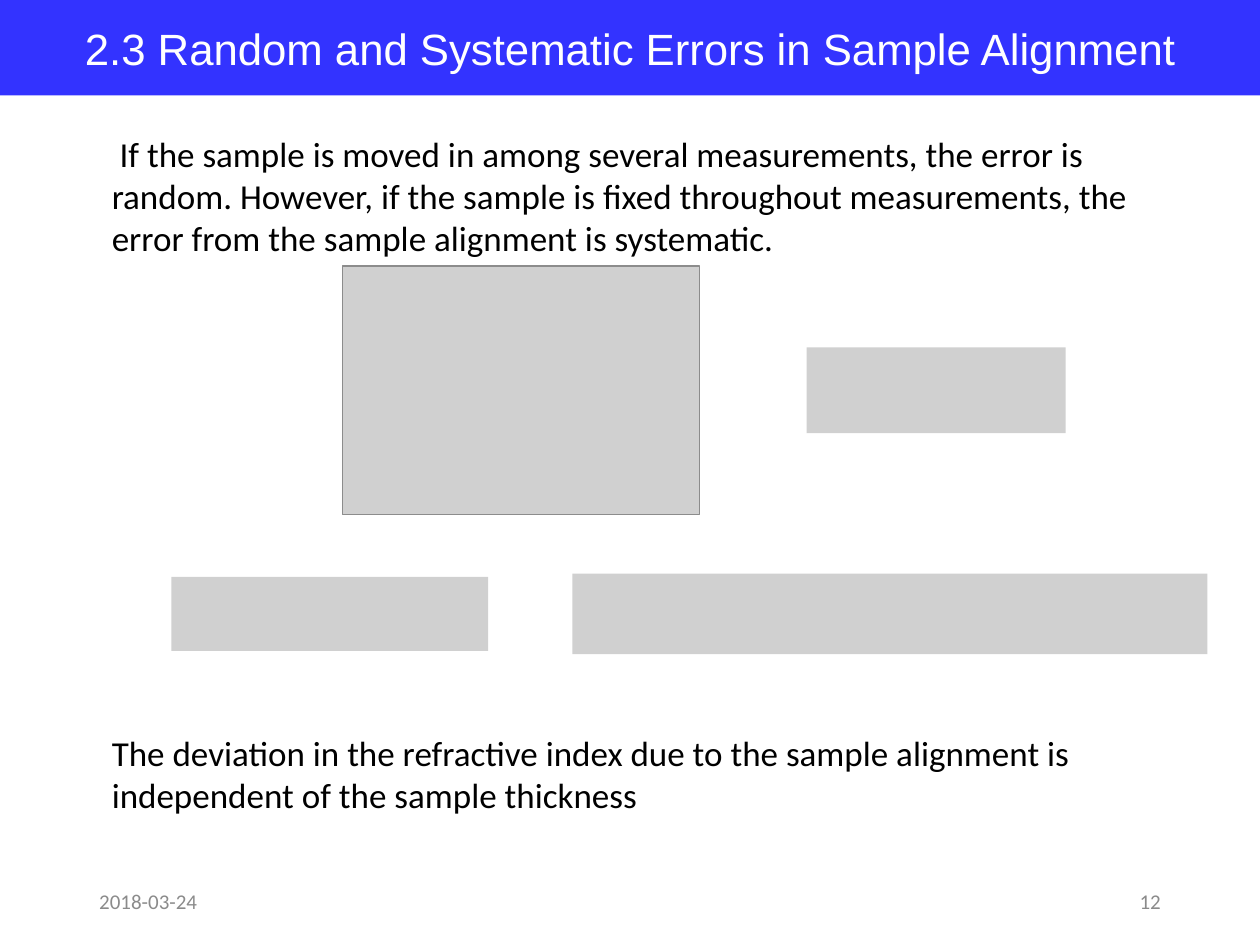
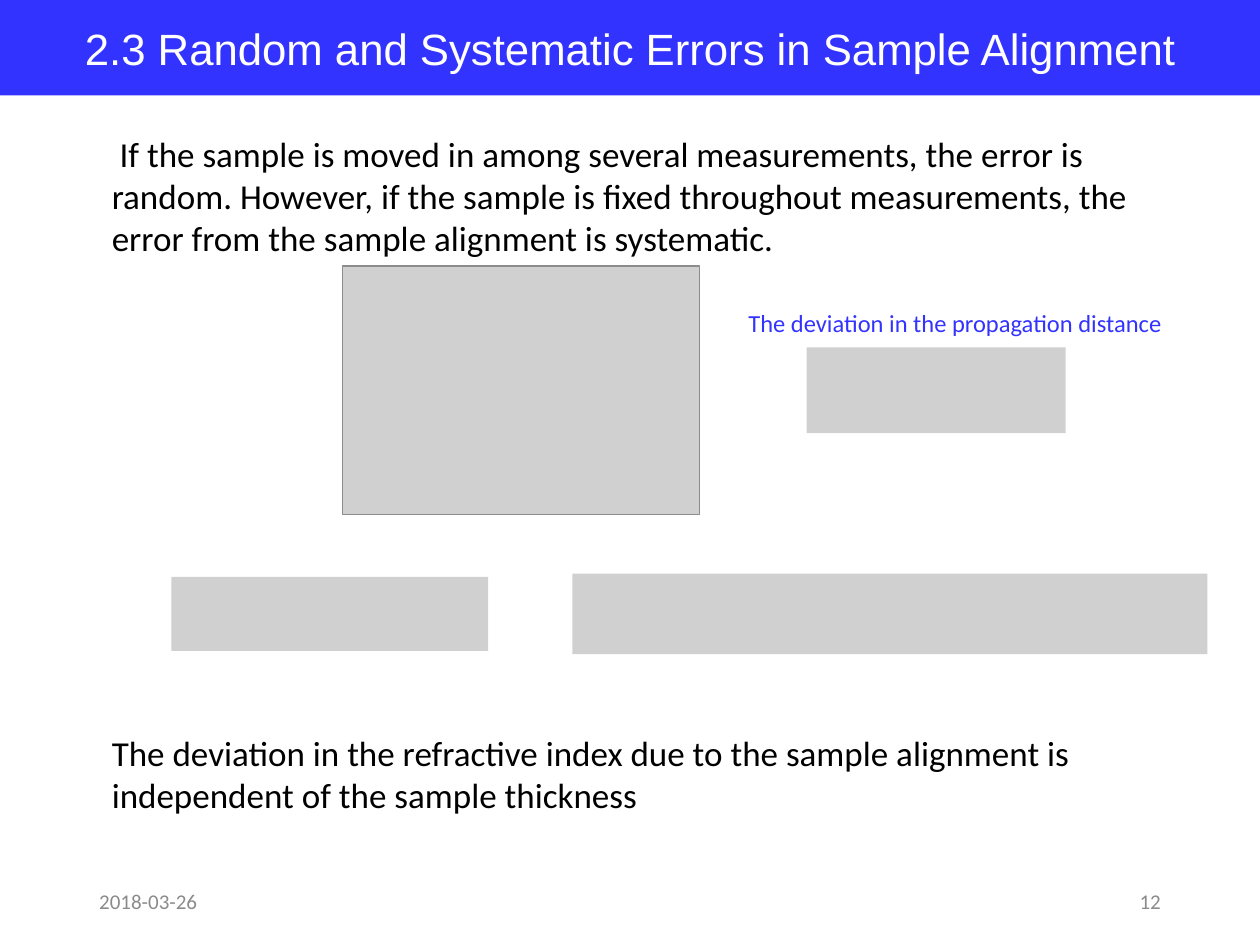
Before and after one commit to jglee96/NBTP_Lab, a slide deck: slide 12 of Terahertz Metrology/Ch4/Terahertz Metrology_Ch4.pptx. Drawn at 1260x945 pixels with LibreOffice and Linux fonts; fonts in the diff are those of the drawing; grey boxes stand for pictures. Boxes give left, top, right and bottom in pixels: in the first picture for what was removed or moved away, otherwise in the second. Text is boxed around its words. In the diff, an @@ line names an element or a change of style, - is before the commit and + after.

```diff
--- a/Terahertz Metrology/Ch4/Terahertz Metrology_Ch4.pptx
+++ b/Terahertz Metrology/Ch4/Terahertz Metrology_Ch4.pptx
@@ text added at (748, 315, 1161, 336), 14 pt, text #3333FF @@
+The deviation in the propagation distance
@@ text at (99, 895, 197, 909): text changed @@
-2018-03-24
+2018-03-26
```
Also in this commit, not shown: 18 other slides changed, 5 other files.
